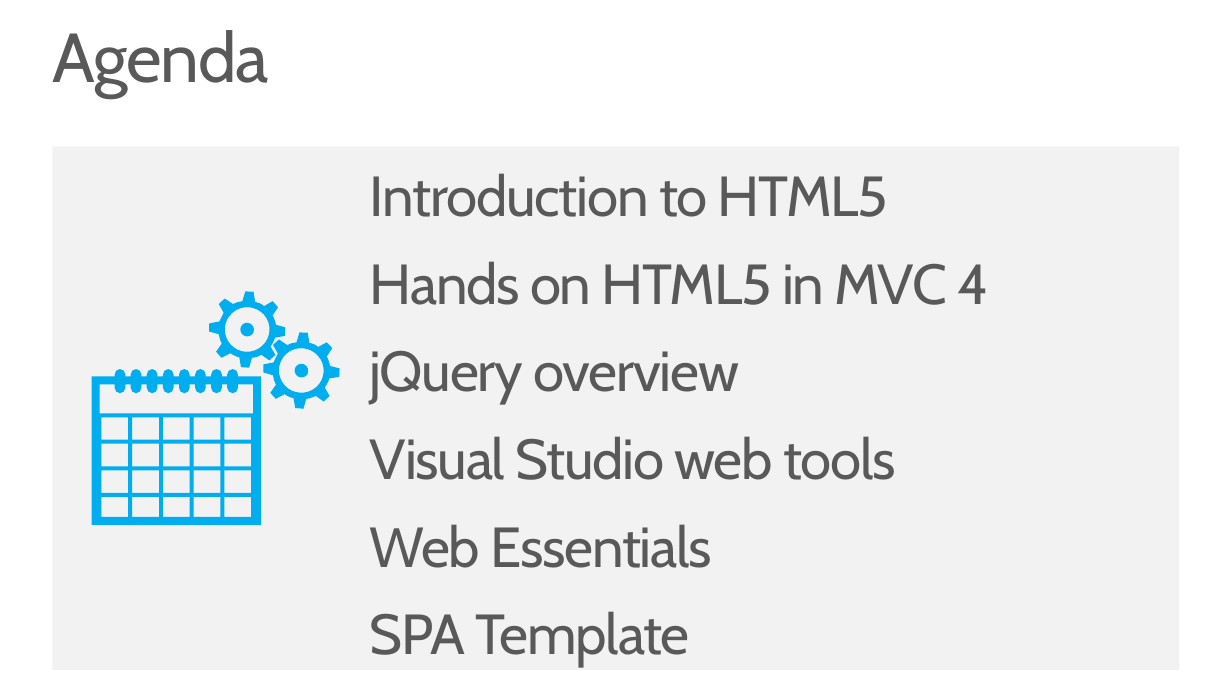
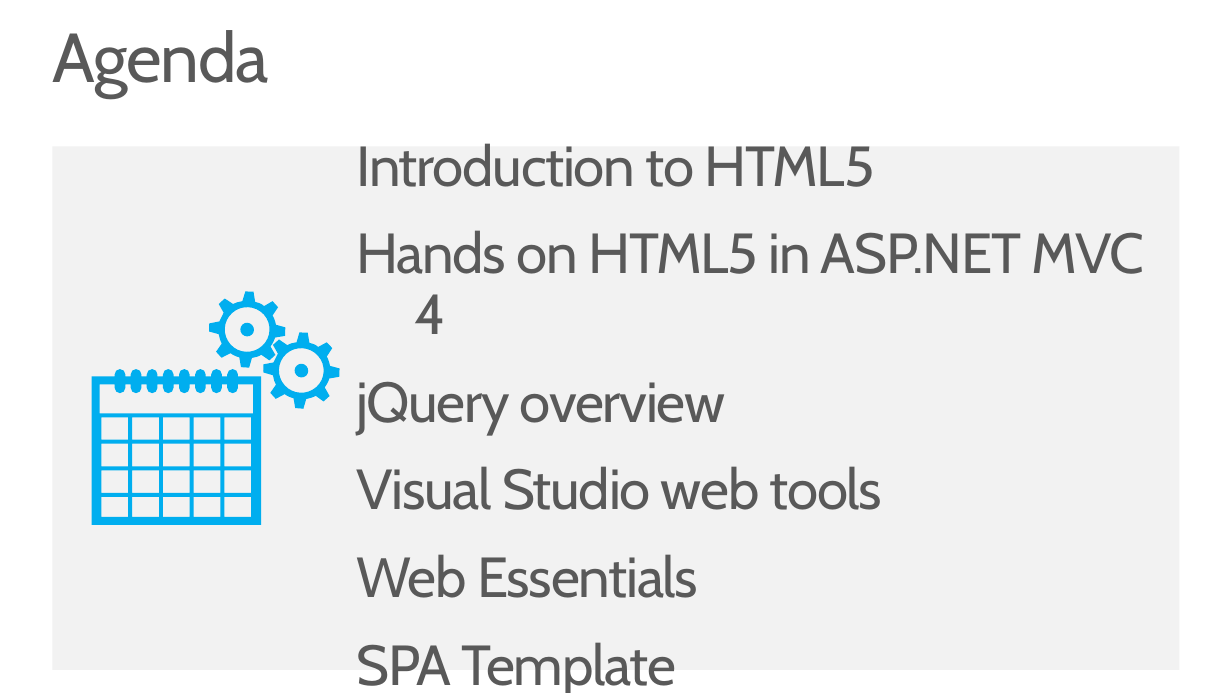
Before and after one commit to Microsoft-Web/PRESENTATION-HTML5andjQuery, a slide deck: slide 3 of HTML5andjQuery.pptx. Drawn at 1232x693 pixels with LibreOffice and Linux fonts; fonts in the diff are those of the drawing. Boxes give left, top, right and bottom in pixels: in the first picture for what was removed or moved away, otherwise in the second. Text is boxed around its words. In the diff, an @@ line names an element or a change of style, - is before the commit and + after.

Commit message:
Some slide updates

```diff
--- a/HTML5andjQuery.pptx
+++ b/HTML5andjQuery.pptx
@@ text "Introduction to HTML5": place and size @@
-text "Introduction to HTML5" at (370,173,989,667)
+text "Introduction to HTML5" at (356,143,1145,693)
@@ text at (356,230,1145,334): text changed @@
-Hands on HTML5 in MVC 4
+Hands on HTML5 in ASP.NET MVC 4
```
Also in this commit, not shown: 17 slides added.
